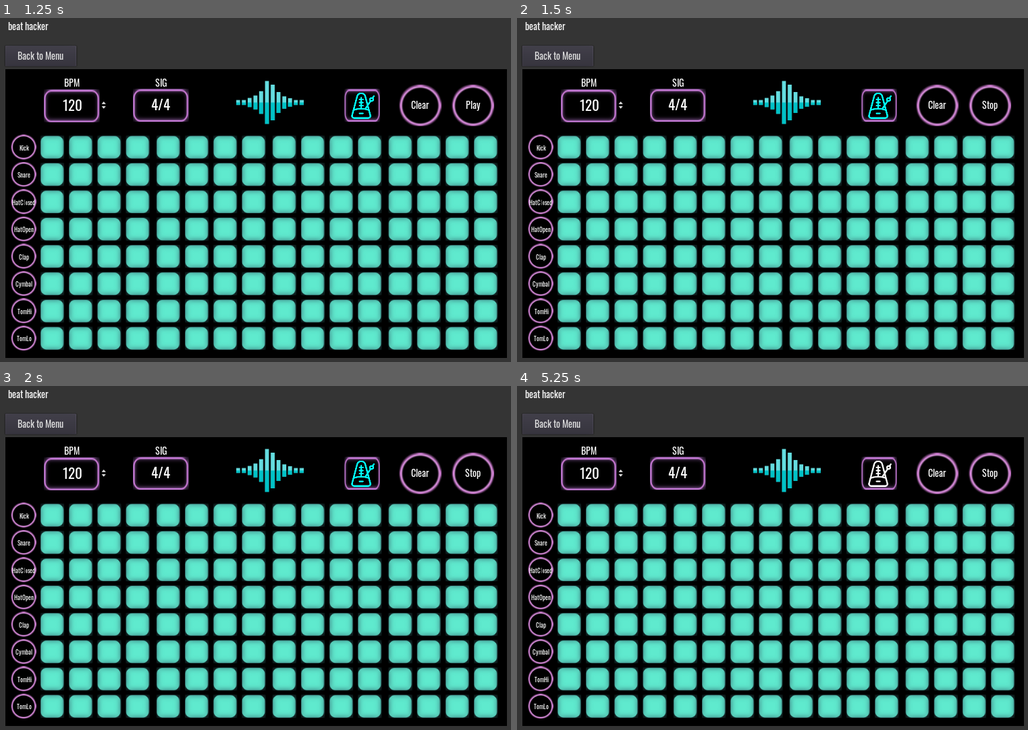
Above: before the commit, frames 1-4 (two rows, left to right).
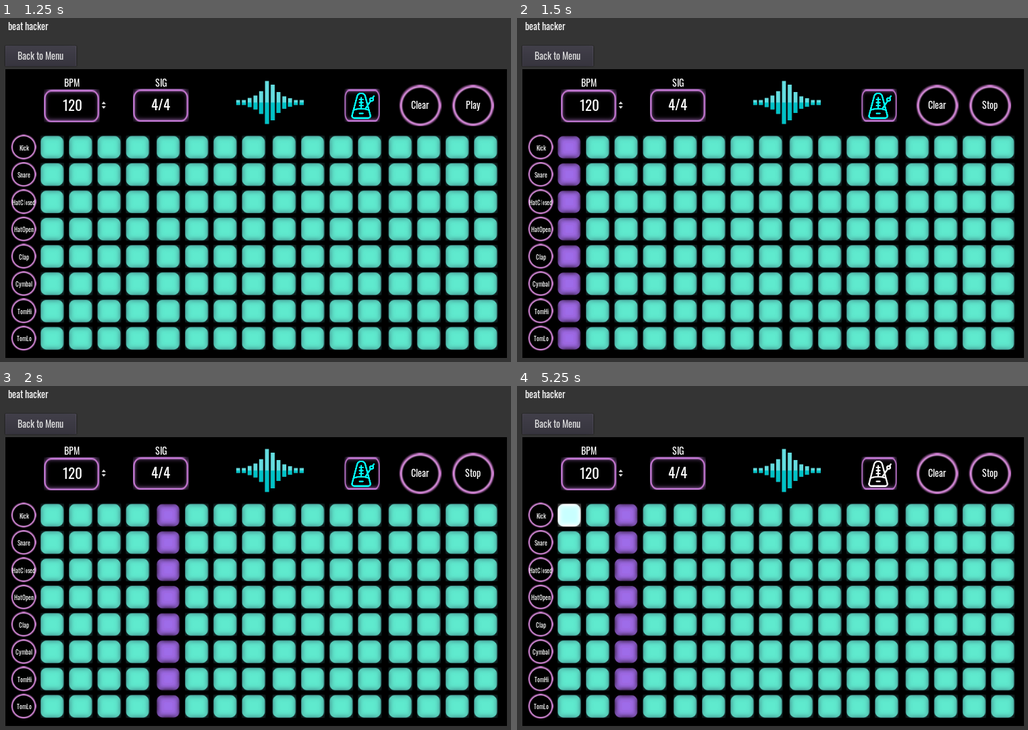
Above: after the commit, the same moments.

Repository: mdructor/beat_hacker
Game: Godot game, scene res://Assets/Scenes/SequencerView.tscn
Same seed, same stepped clock (60 frames per second), same inputs: the game is played once before the commit and once after it. This scene is started directly instead of the project's main scene.
Inputs (mouse positions are in pixels of both pictures, inside the frame that each line leads up to):
- Up to frame 1 (1.25 s): click "Clear" at 0.5 s
- Up to frame 2 (1.5 s): click "Play" at 1.25 s
- Up to frame 3 (2 s): no input
- Up to frame 4 (5.25 s): click "Stop" at 2 s; click "Play" at 2.75 s; click (879, 472) at 3.5 s; click "Kick" at 4.25 s; click (568, 516) at 5.02 s

Frame 1 is identical in both runs. In frame 2, 2.5% of the frame differs, in the area x 7-13%, y 34-97%; in frame 3, 2.5%; in frame 4, 2.8%, in the area x 7-24%, y 34-97%.
Error before the commit: Invalid get index '0' (on base: 'bool'). (res://Assets/Scripts/SequenceButton.gd:37)

Commit message:
Fix bug with sequencer clearing
Wasn't clearing the split button, function check had to be changed

Diff:
--- /dev/null
+++ b/Assets/Scenes/LevelSelect.tscn
@@ -0,0 +1,8 @@
+[gd_scene format=2]
+
+[node name="LevelSelect" type="Node2D"]
+
+[node name="ColorRect" type="ColorRect" parent="."]
+margin_right = 1028.0
+margin_bottom = 703.0
+color = Color( 0.0431373, 0.0431373, 0.0431373, 1 )
--- a/Assets/Scripts/SequenceButton.gd
+++ b/Assets/Scripts/SequenceButton.gd
@@ -23,11 +23,17 @@
 
 func check(on):
 	if on:
-		_isChecked = true
+		_isChecked[0] = true
 		get_node("MainButton").texture_normal = _blueSquareDown
+		if _isSplit:
+			_isChecked[1] = true
+			get_node("SplitButton").texture_normal = _blueSquareDown
 	else:
-		_isChecked = false
+		_isChecked[0] = false
 		get_node("MainButton").texture_normal = _blueSquare
+		if _isSplit:
+			_isChecked[1] = false
+			get_node("SplitButton").texture_normal = _blueSquare
 
 func set_state(state):
 	_isEnabled = state
